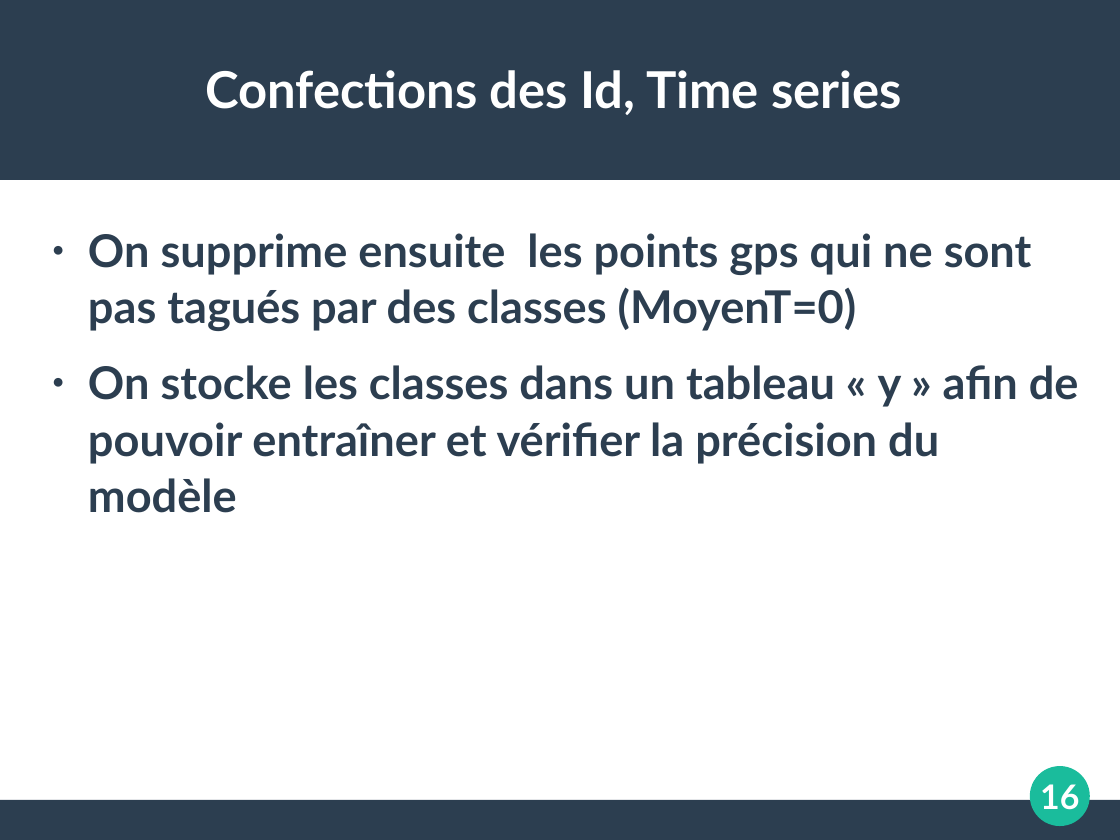
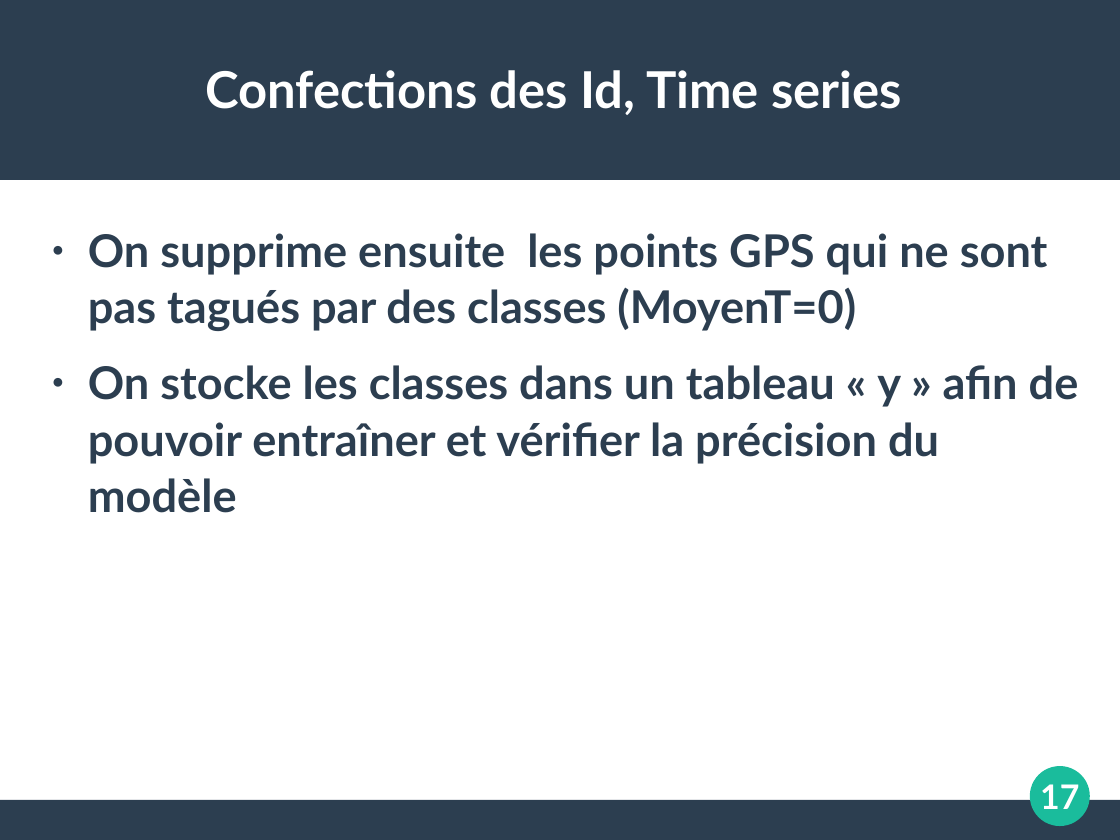
Before and after one commit to koper921/ProjetGps, a slide deck: slide 17 of Slide TER.ppt (slide 16 before the commit). Drawn at 1120x840 pixels with LibreOffice and Linux fonts; fonts in the diff are those of the drawing. Boxes give left, top, right and bottom in pixels: in the first picture for what was removed or moved away, otherwise in the second. Text is boxed around its words. In the diff, an @@ line names an element or a change of style, - is before the commit and + after.

```diff
--- a/Slide TER.ppt
+++ b/Slide TER.ppt
@@ text at box(88, 233, 1048, 331): text changed @@
-● On supprime ensuite les points gps qui ne sont pas tagués par des classes (MoyenT=0)
+● On supprime ensuite les points GPS qui ne sont pas tagués par des classes (MoyenT=0)
@@ page number at box(1040, 784, 1079, 809): text changed @@
-16
+17
```
Also in this commit, not shown: 12 other slides changed, 1 slide added, 3 other files.
